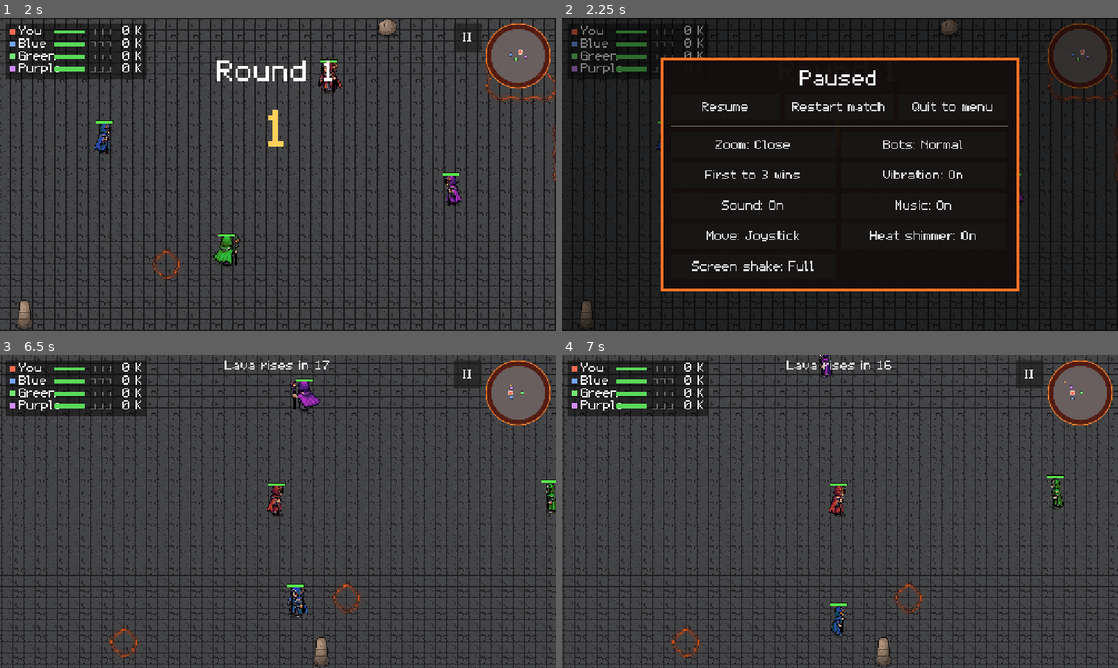
Above: before the commit, frames 1-4 (two rows, left to right).
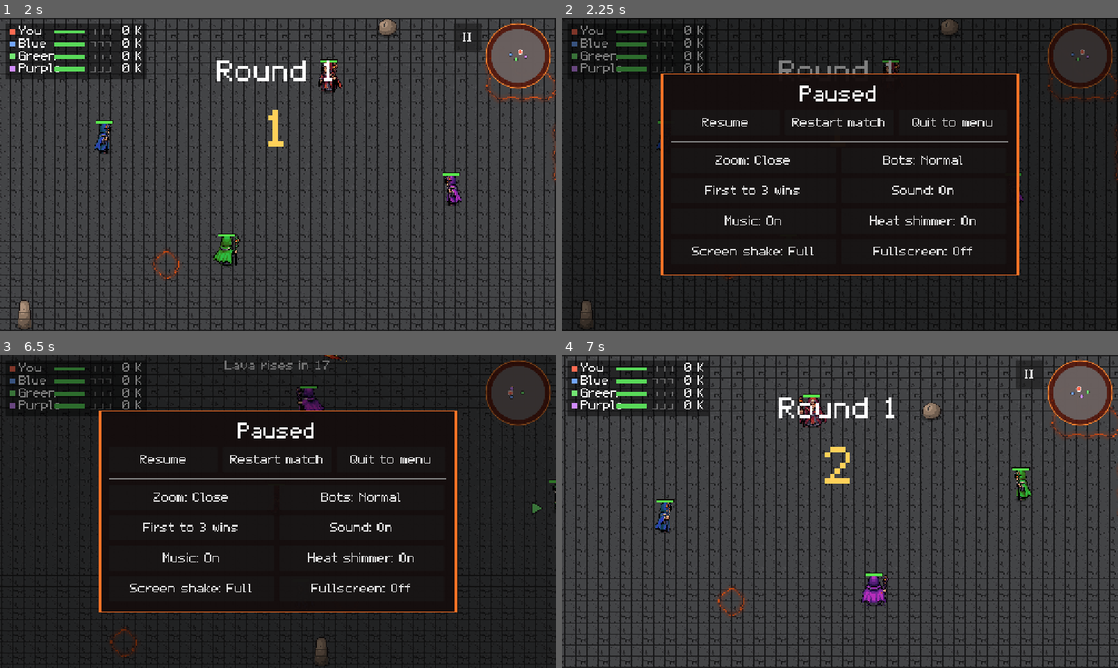
Above: after the commit, the same moments.

Repository: MariosToump/warlocks_on_android
Game: Godot game, scene res://scenes/game.tscn
Two runs of this game, one before a commit and one after it. Both use one fixed random seed, a clock stepped at 60 frames per second and the inputs below.
Inputs (mouse positions are in pixels of both pictures, inside the frame that each line leads up to):
- Up to frame 1 (2 s): click "Play" at 0.5 s; tap Enter at 1.25, 1.55 s; move the mouse to (400, 158) at 1.27 s; hold D (move_right) from 1.28 s (still down); hold A (attack) from 1.28 s (still down); click (400, 158) at 1.42 s
- Up to frame 2 (2.25 s): release D (move_right) at 2 s; release A (attack) at 2 s; click "II" at 2 s
- Up to frame 3 (6.5 s): click "Restart match" at 2.75 s; tap Space at 3.5 s; drag from (166, 527) to (250, 574) at 3.52 s; move the mouse to (333, 442) at 4.27 s; hold D (move_right) 4.28-5 s; hold A (attack) 4.28-5 s; tap Keypad Enter at 4.35, 6.05 s; click (333, 442) at 4.42 s; drag from (250, 574) to (111, 464) at 5.02 s; move the mouse to (444, 558) at 5.77 s; hold S (move_down) from 5.78 s (still down); tap Down (cam_down) at 5.85 s; click (444, 558) at 5.92 s; tap Escape (pause, bound only after the commit) at 6.4 s
- Up to frame 4 (7 s): release S (move_down) at 6.5 s; click (840, 461) at 6.5 s, where only the run after the commit has a clickable "Restart match"

Frame 1 is identical in both runs. In frame 2, 5.7% of the frame differs, in the area x 17-83%, y 12-88%; in frame 3, 82%, in the area x 0-100%, y 0-100%; in frame 4, 30%.

Commit message:
PC: ghost controls, Esc pause, Alt+Enter fullscreen, PC settings rows
Co-Authored-By: Claude Opus 5.5 <noreply@anthropic.com>

Diff:
--- a/project.godot
+++ b/project.godot
@@ -72,6 +72,11 @@
 "events": [Object(InputEventKey,"resource_local_to_scene":false,"resource_name":"","device":-1,"window_id":0,"alt_press …(190 unchanged characters)…
 ]
 }
+pause={
+"deadzone": 0.2,
+"events": [Object(InputEventKey,"resource_local_to_scene":false,"resource_name":"","device":-1,"window_id":0,"alt_pressed":false,"shift_pressed":false,"ctrl_pressed":false,"meta_pressed":false,"pressed":false,"keycode":0,"physical_keycode":4194305,"key_label":0,"unicode":0,"location":0,"echo":false,"script":null)
+]
+}
 spell_q={
 "deadzone": 0.2,
 "events": [Object(InputEventKey,"resource_local_to_scene":false,"resource_name":"","device":-1,"window_id":0,"alt_press …(190 unchanged characters)…
--- a/scripts/game.gd
+++ b/scripts/game.gd
@@ -126,6 +126,9 @@
 	Platform.apply()
 	touch_mode = Platform.touch()
 	touch.enabled = touch_mode
+	if not touch_mode and apply_settings:
+		GameSettings.ensure_loaded()
+		GameSettings.apply_window()
 	if apply_settings:
 		GameSettings.ensure_loaded()
 		follow_zoom = GameSettings.zoom_value()
@@ -525,7 +528,16 @@
 	wizards.add_child(ghost)
 	ghost.setup(player)
 	touch.ghost = ghost
+	if not touch_mode: # on phones the joystick steers it (TouchControls)
+		_player_ctl_set("ghost", ghost)
 	arena.camera.target = ghost
+
+
+## Hand the ghost / minimap to the keyboard + mouse controller (PC).
+func _player_ctl_set(prop: String, value: Variant) -> void:
+	var ctl := player.get_node_or_null("PlayerController")
+	if ctl:
+		ctl.set(prop, value)
 
 
 func _remove_ghost() -> void:
@@ -534,6 +546,8 @@
 	if arena.camera.target == ghost:
 		arena.camera.target = round_winner if round_winner else player
 	touch.ghost = null
+	_player_ctl_set("ghost", null)
+	player.move_dir = Vector2.ZERO
 	ghost.queue_free()
 	ghost = null
 
@@ -669,6 +683,7 @@
 	minimap.game = self
 	hud.add_child(minimap)
 	touch.minimap = minimap
+	_player_ctl_set("minimap", minimap)
 	minimap.set_anchors_preset(Control.PRESET_TOP_RIGHT)
 	minimap.offset_left = -Minimap.DIAMETER - 12.0
 	minimap.offset_right = -12.0
--- a/scripts/game_settings.gd
+++ b/scripts/game_settings.gd
@@ -17,6 +17,7 @@
 static var move_mode := "joystick"
 static var heat_haze := true ## shimmer over the lava (off for slow phones)
 static var reduce_shake := false ## smaller screen shake (Feel.REDUCED_SHAKE_SCALE)
+static var fullscreen := false ## PC only (Alt+Enter or Settings)
 static var _loaded := false
 
 
@@ -43,6 +44,7 @@
 	move_mode = cf.get_value("game", "move_mode", move_mode)
 	heat_haze = cf.get_value("game", "heat_haze", heat_haze)
 	reduce_shake = cf.get_value("game", "reduce_shake", reduce_shake)
+	fullscreen = cf.get_value("game", "fullscreen", fullscreen)
 	if not move_mode in MOVES:
 		move_mode = "joystick"
 
@@ -58,7 +60,17 @@
 	cf.set_value("game", "move_mode", move_mode)
 	cf.set_value("game", "heat_haze", heat_haze)
 	cf.set_value("game", "reduce_shake", reduce_shake)
+	cf.set_value("game", "fullscreen", fullscreen)
 	cf.save(path)
+
+
+## PC: fullscreen or a window, from `fullscreen` (nothing in headless runs).
+static func apply_window() -> void:
+	if DisplayServer.get_name() == "headless":
+		return
+	var want := DisplayServer.WINDOW_MODE_FULLSCREEN if fullscreen else DisplayServer.WINDOW_MODE_WINDOWED
+	if DisplayServer.window_get_mode() != want:
+		DisplayServer.window_set_mode(want)
 
 
 static func zoom_value() -> float:
@@ -76,4 +88,5 @@
 	move_mode = "joystick"
 	heat_haze = true
 	reduce_shake = false
+	fullscreen = false
 	_loaded = true
--- a/scripts/pause_menu.gd
+++ b/scripts/pause_menu.gd
@@ -3,6 +3,8 @@
 ## Pause button (top right, left of the minimap) and the pause panel:
 ## Resume, Restart match, and settings (zoom, bot difficulty, wins per match,
 ## vibration). The Android back button toggles it too (game.gd).
+## PC: Esc toggles it, Alt+Enter toggles fullscreen; Settings shows
+## Fullscreen instead of Vibration and Move.
 ## Runs while the tree is paused.
 
 const BUTTON_SIZE := Vector2(64, 64)
@@ -20,6 +22,7 @@
 var _move: Button
 var _sound: Button
 var _music: Button
+var _fullscreen: Button
 var _title: Label
 var _resume: Button
 var _restart_button: Button
@@ -98,6 +101,11 @@
 	_move = _button(grid, "", _cycle_move)
 	_haze = _button(grid, "", _toggle_heat_haze)
 	_shake = _button(grid, "", _toggle_reduce_shake)
+	_fullscreen = _button(grid, "", _toggle_fullscreen)
+	var touch := Platform.touch()
+	_fullscreen.visible = not touch
+	_haptics.visible = touch
+	_move.visible = touch
 	_refresh()
 	dim.visible = false
 
@@ -187,6 +195,7 @@
 	_music.text = "Music: %s" % ("On" if GameSettings.music else "Off")
 	_move.text = "Move: %s" % GameSettings.move_mode.capitalize()
 	_haze.text = "Heat shimmer: %s" % ("On" if GameSettings.heat_haze else "Off")
+	_fullscreen.text = "Fullscreen: %s" % ("On" if GameSettings.fullscreen else "Off")
 	_shake.text = "Screen shake: %s" % ("Reduced" if GameSettings.reduce_shake else "Full")
 
 
@@ -219,6 +228,29 @@
 func _toggle_heat_haze() -> void:
 	GameSettings.heat_haze = not GameSettings.heat_haze
 	_changed()
+
+
+func _toggle_fullscreen() -> void:
+	GameSettings.fullscreen = not GameSettings.fullscreen
+	GameSettings.apply_window()
+	_changed()
+
+
+## PC keys (this node runs while paused): Esc = pause / resume (on the
+## title it only closes the settings), Alt+Enter = fullscreen.
+func _unhandled_input(event: InputEvent) -> void:
+	var k := event as InputEventKey
+	if k and k.pressed and not k.echo and k.alt_pressed and k.keycode in [KEY_ENTER, KEY_KP_ENTER]:
+		get_viewport().set_input_as_handled()
+		_toggle_fullscreen()
+		return
+	if event.is_action_pressed("pause") and game:
+		get_viewport().set_input_as_handled()
+		if game.state == game.State.TITLE:
+			if is_open():
+				close()
+		else:
+			toggle()
 
 
 func _toggle_reduce_shake() -> void:
--- a/scripts/player_controller.gd
+++ b/scripts/player_controller.gd
@@ -6,6 +6,8 @@
 ## swinging). A: one staff swing at the enemy nearest the mouse.
 ## WASD: walk with W/A/S/D. Note: W is also the Blink key and D a spell
 ## slot, so WASD mode needs its own spell keys before it is offered.
+## Ghost (dead in a fight, PC): hold right mouse to float toward the mouse,
+## A haunts, left-click the minimap to teleport there.
 
 enum MoveMode { CLICK, WASD }
 
@@ -20,6 +22,9 @@
 @onready var wizard: Wizard = get_parent()
 
 var _marker: ClickMarker
+## The player's ghost while dead in a fight (game.gd sets it).
+var ghost: Ghost
+var minimap: Minimap
 
 
 func _ready() -> void:
@@ -31,6 +36,8 @@
 
 func _process(_delta: float) -> void:
 	if not wizard.alive:
+		if ghost != null:
+			_steer_ghost()
 		return
 	match move_mode:
 		MoveMode.WASD:
@@ -44,6 +51,8 @@
 
 func _unhandled_input(event: InputEvent) -> void:
 	if not wizard.alive:
+		if ghost != null:
+			_ghost_input(event)
 		return
 	if event.is_action_pressed("attack"):
 		_attack_key()
@@ -63,6 +72,29 @@
 			wizard.attack(enemy)
 		else:
 			_set_target(wizard.get_global_mouse_position(), true)
+
+
+## Ghost: float toward the mouse while right mouse is held, else stop.
+func _steer_ghost() -> void:
+	var dir := Vector2.ZERO
+	if Input.is_mouse_button_pressed(MOUSE_BUTTON_RIGHT):
+		var off := wizard.get_global_mouse_position() - ghost.global_position
+		if off.length() > 8.0:
+			dir = off.normalized()
+	wizard.move_dir = dir
+
+
+func _ghost_input(event: InputEvent) -> void:
+	if event.is_action_pressed("attack"):
+		ghost.haunt()
+		get_viewport().set_input_as_handled()
+		return
+	var mb := event as InputEventMouseButton
+	if mb and mb.pressed and mb.button_index == MOUSE_BUTTON_LEFT and minimap != null:
+		var spot: Variant = minimap.world_at(mb.position)
+		if spot != null:
+			ghost.teleport(spot)
+			get_viewport().set_input_as_handled()
 
 
 func _attack_key() -> void:
--- a/tools/test_pc.gd
+++ b/tools/test_pc.gd
@@ -32,7 +32,93 @@
 	_check(Input.emulate_touch_from_mouse == false, "mouse does not emulate touch")
 	await _seconds(1.0)
 	_check(game.touch.visible == false, "touch layer still hidden in the round")
+	await _test_keys()
+	await _test_settings_rows()
+	await _test_ghost()
 	_finish()
+
+
+func _key(code: Key, alt := false) -> void:
+	for down in [true, false]:
+		var k := InputEventKey.new()
+		k.keycode = code
+		k.physical_keycode = code
+		k.alt_pressed = alt
+		k.pressed = down
+		Input.parse_input_event(k)
+	await process_frame
+	await process_frame
+
+
+func _test_keys() -> void:
+	print("Esc and Alt+Enter")
+	GameSettings.path = "user://test_pc_settings.cfg"
+	var pm: PauseMenu = game.pause_menu
+	await _key(KEY_ESCAPE)
+	_check(pm.is_open() and paused, "Esc pauses")
+	await _key(KEY_ESCAPE)
+	_check(not pm.is_open() and not paused, "Esc again resumes")
+	var fs := GameSettings.fullscreen
+	await _key(KEY_ENTER, true)
+	_check(GameSettings.fullscreen != fs, "Alt+Enter flips fullscreen")
+	await _key(KEY_ENTER, true)
+	_check(GameSettings.fullscreen == fs, "Alt+Enter flips it back")
+	game.open_shop()
+	await _frames(2)
+	await _key(KEY_ESCAPE)
+	_check(pm.is_open(), "Esc during the shop opens the pause menu")
+	await _key(KEY_ESCAPE)
+	game.close_shop()
+	await _frames(2)
+
+
+func _test_settings_rows() -> void:
+	print("settings rows on PC")
+	var texts := {}
+	for b in game.pause_menu.find_children("*", "Button", true, false):
+		texts[(b as Button).text.get_slice(":", 0)] = (b as Button).visible
+	_check(texts.get("Fullscreen", false), "Fullscreen row shown")
+	_check(texts.has("Vibration") and not texts["Vibration"], "Vibration row hidden")
+	_check(texts.has("Move") and not texts["Move"], "Move row hidden")
+
+
+func _test_ghost() -> void:
+	print("ghost on PC")
+	await _until(func(): return game.state == game.State.FIGHT, 5.0)
+	player.take_damage(999, null)
+	await _until(func(): return game.ghost != null, 3.0)
+	var ctl: PlayerController = player.get_node("PlayerController")
+	_check(game.ghost != null and ctl.ghost == game.ghost, "the controller has the ghost")
+	if game.ghost == null:
+		return
+	var a := InputEventAction.new()
+	a.action = "attack"
+	a.pressed = true
+	Input.parse_input_event(a)
+	await process_frame
+	await process_frame
+	_check(game.ghost.haunt_left > 0.0, "A haunts")
+	var c: Vector2 = game.arena.get_center()
+	game.ghost.global_position = c + Vector2(300, 0)
+	var mb := InputEventMouseButton.new()
+	mb.button_index = MOUSE_BUTTON_LEFT
+	mb.pressed = true
+	# Events are in window pixels; the HUD is in 1280x720 viewport pixels.
+	mb.position = root.get_final_transform() * game.minimap.get_global_rect().get_center()
+	Input.parse_input_event(mb)
+	await process_frame
+	await process_frame
+	_check(game.ghost.global_position.distance_to(c) < 40.0,
+			"minimap click teleports (%.0f px from the centre)" % game.ghost.global_position.distance_to(c))
+	await _frames(2)
+	_check(player.move_dir == Vector2.ZERO, "no right mouse: the ghost stays still")
+
+
+func _until(cond: Callable, limit: float) -> void:
+	var t := 0.0
+	while not cond.call() and t < limit:
+		await physics_frame
+		t += 1.0 / 60.0
 
 
 func _finish() -> void:
